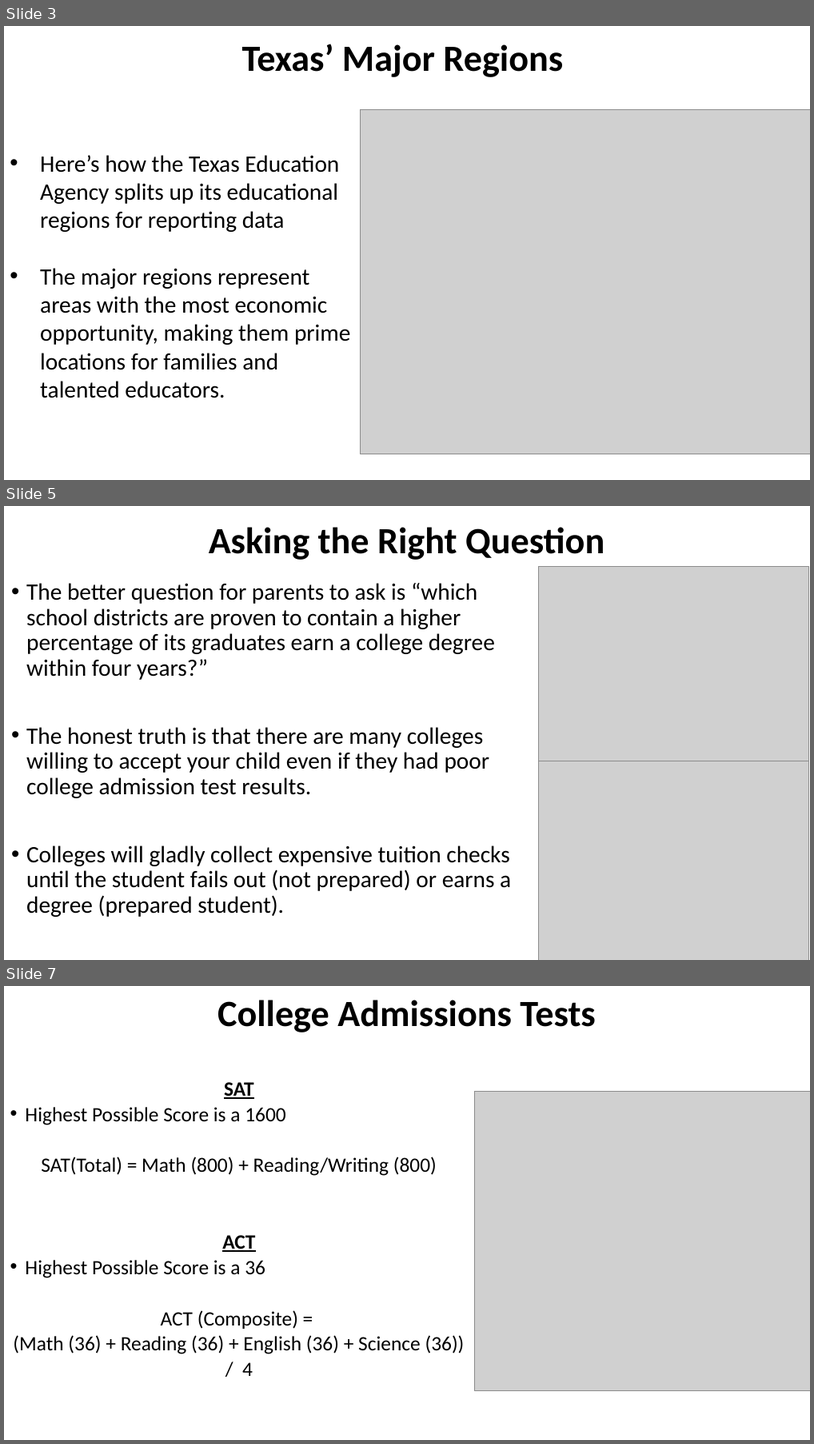
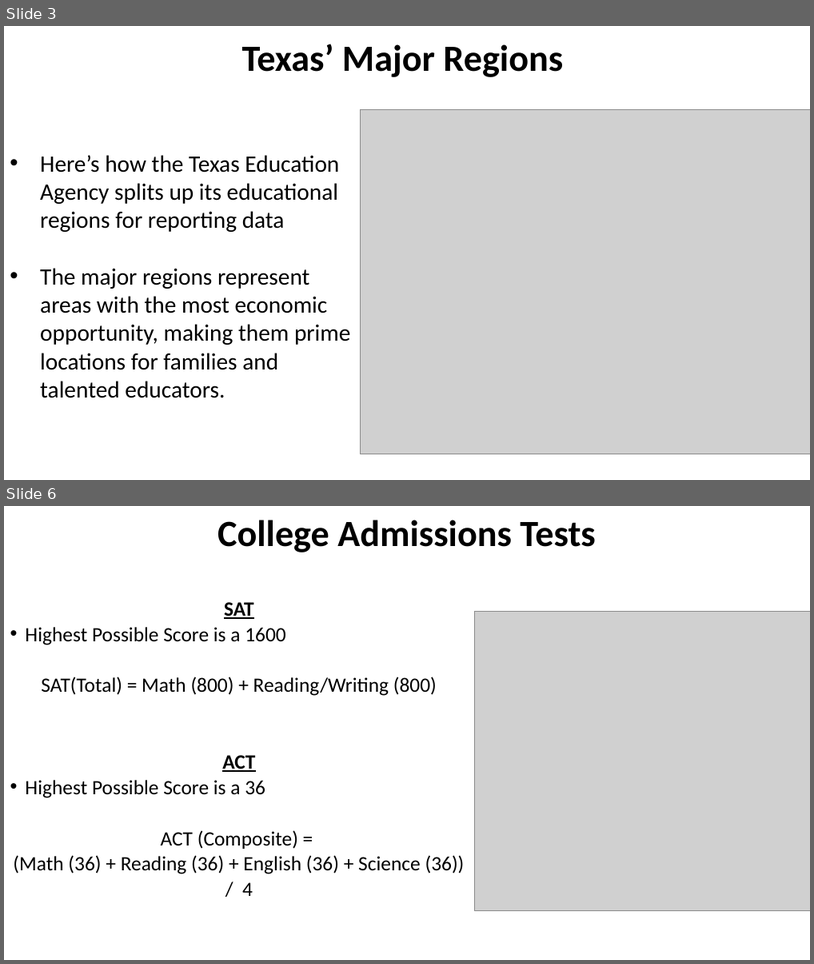
Before and after one commit to RachidRezzik/Texas_GradPercent_Predictor, a slide deck: TexasDistrictForecast.pptx. Shown one above the other, each under a label of ours: slides 3, 5 and 7 before the commit, slides 3 and 6 after it; the slides between them are not shown. The pictures are 814x1444 and 814x964 pixels, drawn with LibreOffice and Linux fonts; fonts in the diff are those of the drawing; grey boxes stand for pictures. Boxes give left, top, right and bottom in pixels: in the first picture for what was removed or moved away, otherwise in the second. Text is boxed around its words. In the diff, an @@ line names an element or a change of style, - is before the commit and + after.

```diff
--- a/TexasDistrictForecast.pptx
+++ b/TexasDistrictForecast.pptx
@@ slide 5 removed at (4,506,810,960), background #FFFFFF @@
@@ title removed at (209,527,605,560) @@
-Asking the Right Question
@@ picture removed at (538,567,809,760) @@
@@ text removed at (26,583,511,916) @@
-• The better question for parents to ask is “which school districts are proven to contain a higher percentage of its graduates earn a college degree within four years?”
-• The honest truth is that there are many colleges willing to accept your child even if they had poor college admission test results.
-• Colleges will gladly collect expensive tuition checks until the student fails out (not prepared) or earns a degree (prepared student).
@@ picture removed at (538,760,809,960) @@
@@ what was slide 7 is now slide 6 @@
```
Also in this commit, not shown: 7 slides changed, 14 slides added, 2 other slides removed, 3 other files.
